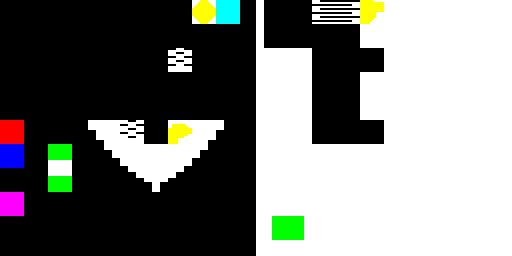
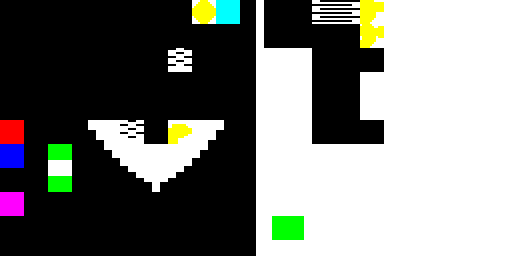
The second 512px x 256px image is a revision of the first. Changes to its layers:
painted on "Background" over <box>360,24,384,48</box>
